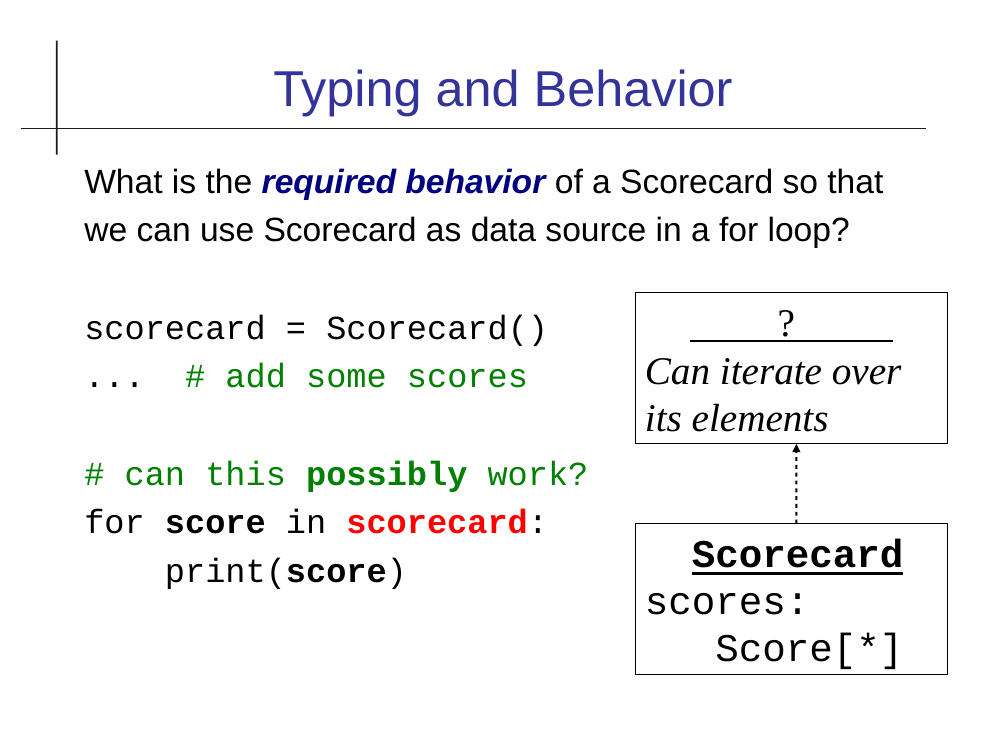
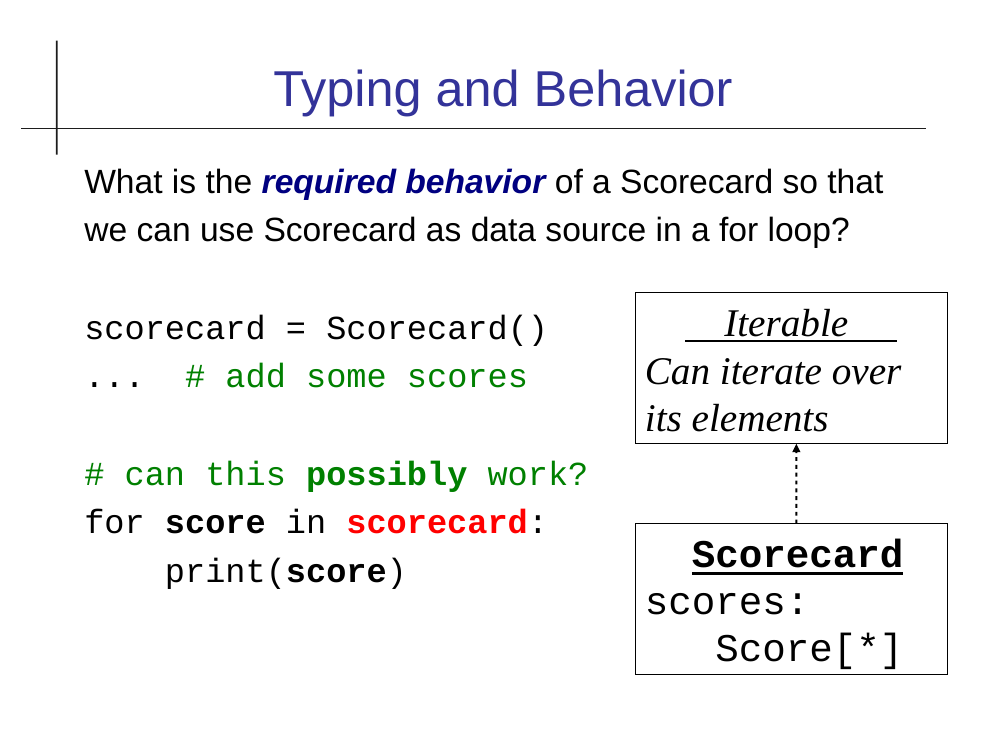
Before and after one commit to cpske/ISP, a slide deck: slide 17 of code-quality/Type-Checking.odp (slide 16 before the commit). Drawn at 1008x756 pixels with LibreOffice and Linux fonts; fonts in the diff are those of the drawing. Boxes give left, top, right and bottom in pixels: in the first picture for what was removed or moved away, otherwise in the second. Text is boxed around its words. In the diff, an @@ line names an element or a change of style, - is before the commit and + after.

```diff
--- a/code-quality/Type-Checking.odp
+++ b/code-quality/Type-Checking.odp
@@ text in rectangle at (724,308,848,342): text changed; italic on @@
-?
+Iterable
```
Also in this commit, not shown: 3 other slides changed, 3 slides added, 1 other file.
